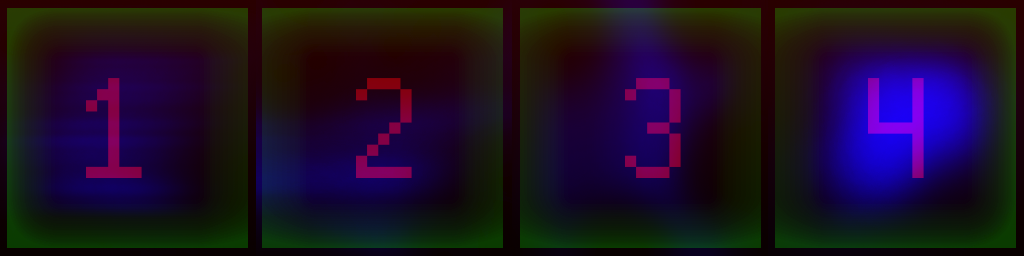
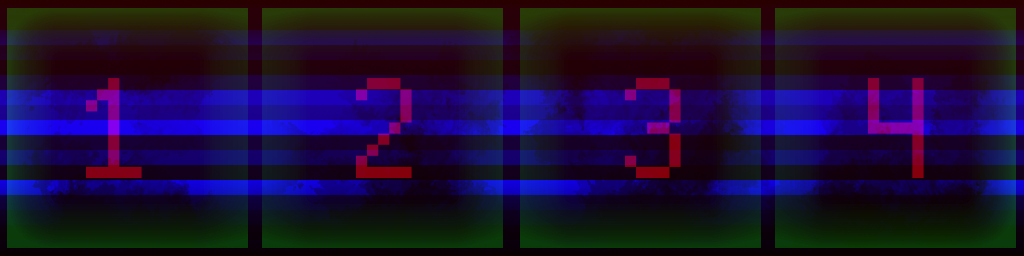
The second 1024 x 256 image is a revision of the first. Changes to its layers:
painted on "Layer 3" over [0, 0, 1024, 256]
